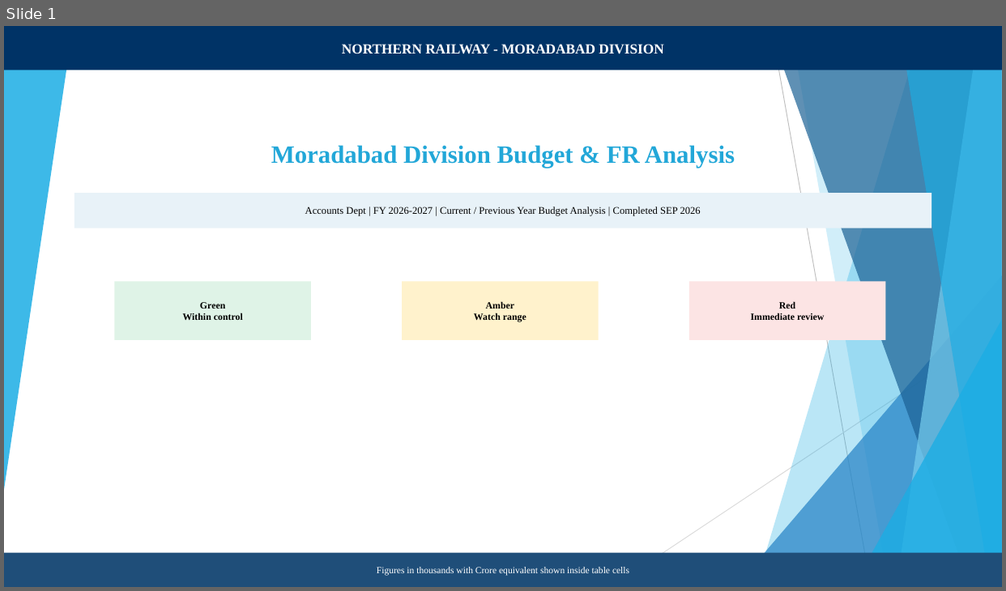
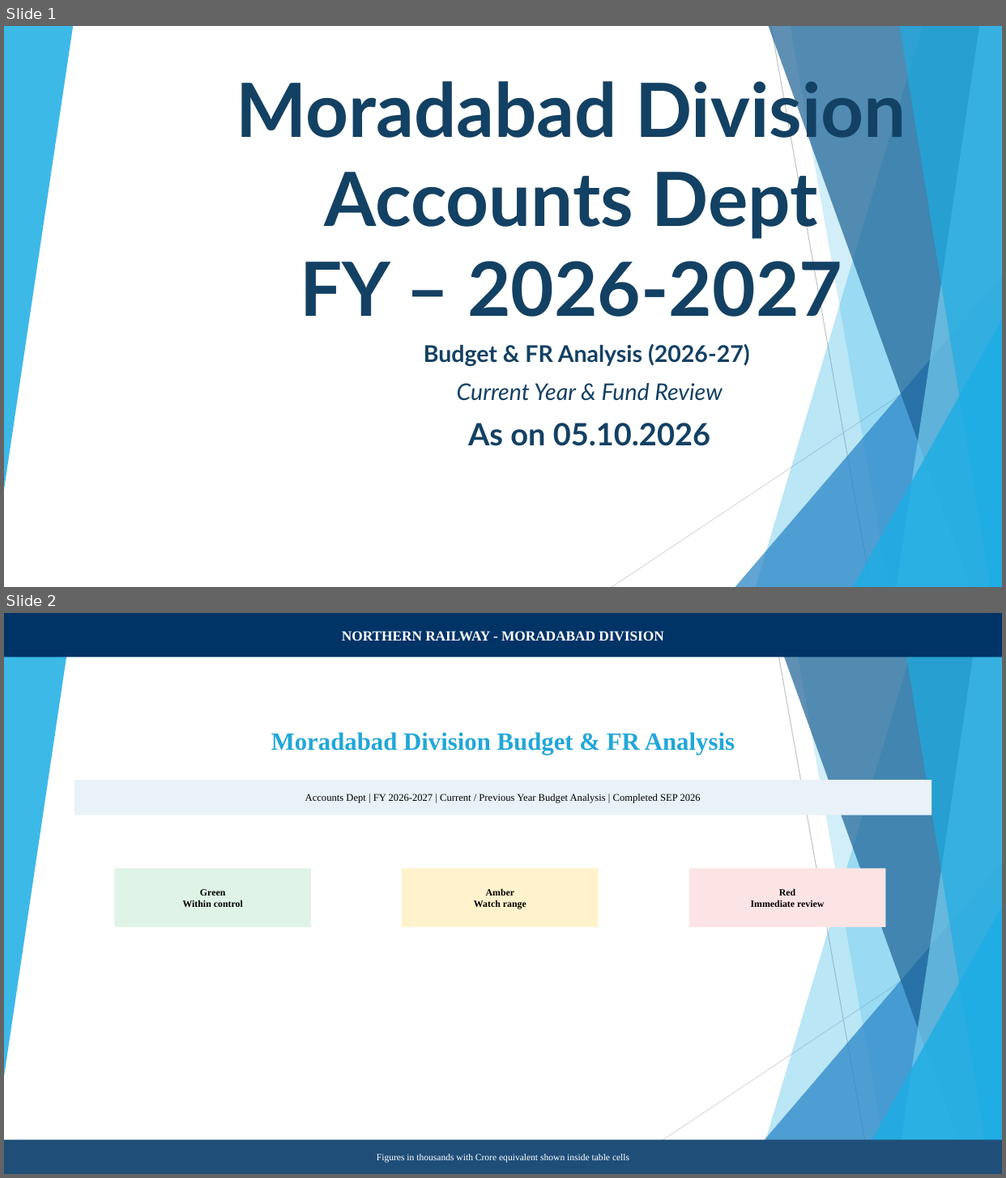
Before and after one commit to girishtiwari007/MB-BUDGET, a slide deck: exports/Moradabad_Division_Current_Year_Budget_Analysis.pptx. Shown one above the other, each under a label of ours: slide 1 before the commit, slides 1 and 2 after it. The pictures are 1006x591 and 1006x1178 pixels, drawn with LibreOffice and Linux fonts; fonts in the diff are those of the drawing. Boxes give left, top, right and bottom in pixels: in the first picture for what was removed or moved away, otherwise in the second. Text is boxed around its words. In the diff, an @@ line names an element or a change of style, - is before the commit and + after.

```diff
--- a/exports/Moradabad_Division_Current_Year_Budget_Analysis.pptx
+++ b/exports/Moradabad_Division_Current_Year_Budget_Analysis.pptx
@@ slide 1 added at (4, 26, 1002, 587), background #FFFFFF; not listed: 10 template elements that a slide beside it also shows @@
@@ title added at (236, 72, 906, 331), 72 pt, text #134163, bold @@
+Moradabad Division
+Accounts Dept
+FY – 2026-2027
@@ subtitle added at (424, 344, 750, 446), 22.2 pt, text #134163, bold @@
+Budget & FR Analysis (2026‑27)
+Current Year & Fund Review
+As on 05.10.2026
@@ what was slide 1 is now slide 2 @@
```
Also in this commit, not shown: 12 other files.
